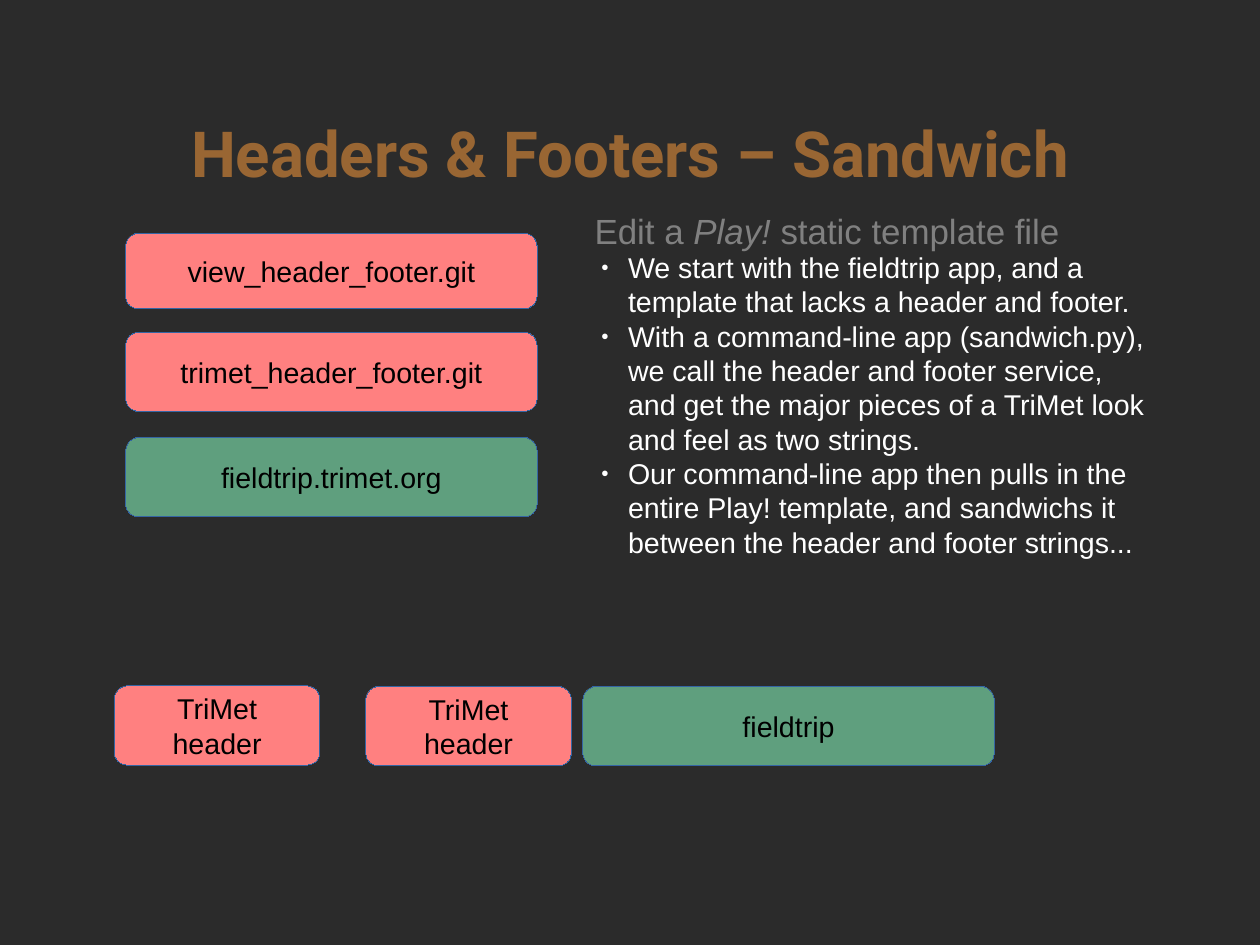
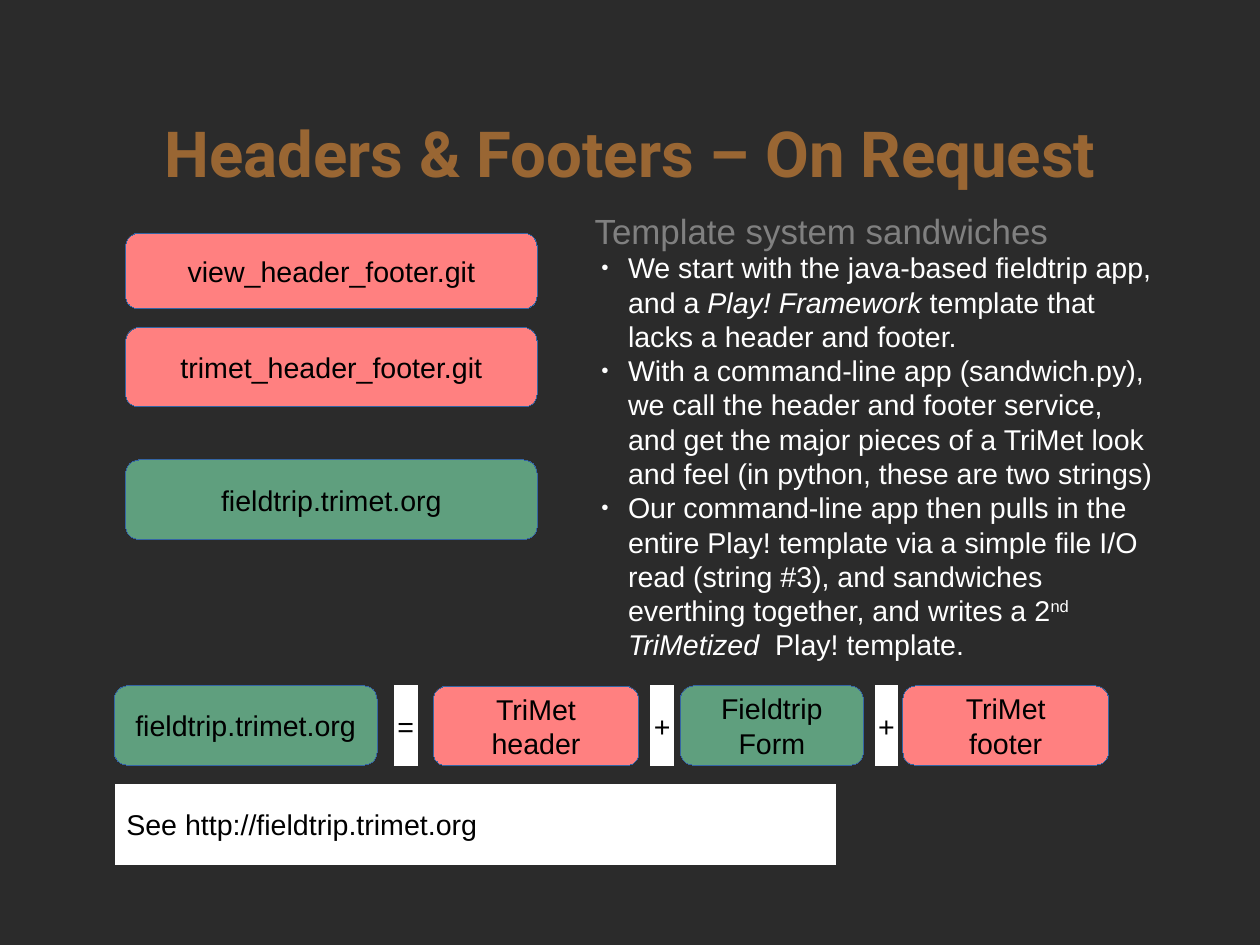
Before and after one commit to OpenTransitTools/view_header_footer, a slide deck: slide 5 of docs/HeadersFooters.odp (slide 4 before the commit). Drawn at 1260x945 pixels with LibreOffice and Linux fonts; fonts in the diff are those of the drawing; background and template pictures are left out; a plain dark background stands for a picture behind light text. Boxes give left, top, right and bottom in pixels: in the first picture for what was removed or moved away, otherwise in the second. Text is boxed around its words. In the diff, an @@ line names an element or a change of style, - is before the commit and + after.

Commit message:
Sandwich Page

```diff
--- a/docs/HeadersFooters.odp
+++ b/docs/HeadersFooters.odp
@@ title at <box>165,129,1095,190</box>: text changed @@
-Headers & Footers – Sandwich
+Headers & Footers – On Request
@@ text at <box>595,219,1048,251</box>: text changed @@
-Edit a Play! static template file
+Template system sandwiches
@@ text at <box>628,257,1152,656</box>: text changed @@
-● We start with the fieldtrip app, and a template that lacks a header and footer.
-● With a command-line app (sandwich.py), we call the header and footer service, and get the major pieces of a TriMet look and feel as two strings.
-● Our command-line app then pulls in the entire Play! template, and sandwichs it between the header and footer strings...
+● We start with the java-based fieldtrip app, and a Play! Framework template that lacks a header and footer.
+● With a command-line app (sandwich.py), we call the header and footer service, and get the major pieces of a TriMet look and feel (in python, these are two strings)
+● Our command-line app then pulls in the entire Play! template via a simple file I/O read (string #3), and sandwiches everthing together, and writes a 2nd TriMetized Play! template.
@@ rounded rectangle "trimet_header_footer.git": place and size @@
-rounded rectangle "trimet_header_footer.git" at <box>126,333,537,412</box>
+rounded rectangle "trimet_header_footer.git" at <box>126,328,537,407</box>
@@ rounded rectangle "fieldtrip.trimet.org": place and size @@
-rounded rectangle "fieldtrip.trimet.org" at <box>126,438,537,517</box>
+rounded rectangle "fieldtrip.trimet.org" at <box>126,460,537,539</box>
@@ rounded rectangle "fieldtrip.trimet.org": place and size @@
-rounded rectangle "fieldtrip.trimet.org" at <box>114,686,320,765</box>
+rounded rectangle "fieldtrip.trimet.org" at <box>114,686,377,765</box>
@@ rounded rectangle "fieldtrip.trimet.org" at <box>114,686,377,765</box>: fill #FF8080 to #5F9F7E @@
@@ rectangle added at <box>394,686,417,766</box>, fill #FFFFFF, outline #FFFFFF 0 pt, 18 pt, text #000000 @@
+=
@@ rounded rectangle "TriMet": place and size @@
-rounded rectangle "TriMet" at <box>366,687,572,766</box>
+rounded rectangle "TriMet" at <box>433,687,639,766</box>
@@ rectangle added at <box>651,686,673,766</box>, fill #FFFFFF, outline #FFFFFF 0 pt, 18 pt, text #000000 @@
++
@@ rounded rectangle "Fieldtrip Form": place and size @@
-rounded rectangle "Fieldtrip Form" at <box>583,687,995,766</box>
+rounded rectangle "Fieldtrip Form" at <box>680,686,863,765</box>
@@ rectangle added at <box>876,686,899,766</box>, fill #FFFFFF, outline #FFFFFF 0 pt, 18 pt, text #000000 @@
++
@@ rounded rectangle added at <box>903,686,1109,765</box>, fill #FF8080, outline #3465A4 0 pt, 18 pt, text #000000 @@
+TriMet
+footer
@@ text in rounded rectangle at <box>135,715,356,742</box>: text changed @@
-TriMet
-header
+fieldtrip.trimet.org
@@ text in rounded rectangle at <box>721,698,823,755</box>: text changed @@
-fieldtrip
+Fieldtrip Form
@@ rectangle added at <box>115,784,836,864</box>, fill #FFFFFF, outline #FFFFFF 0 pt, 18 pt, text #000000 @@
+See http://fieldtrip.trimet.org
```
Also in this commit, not shown: 1 slide added.
